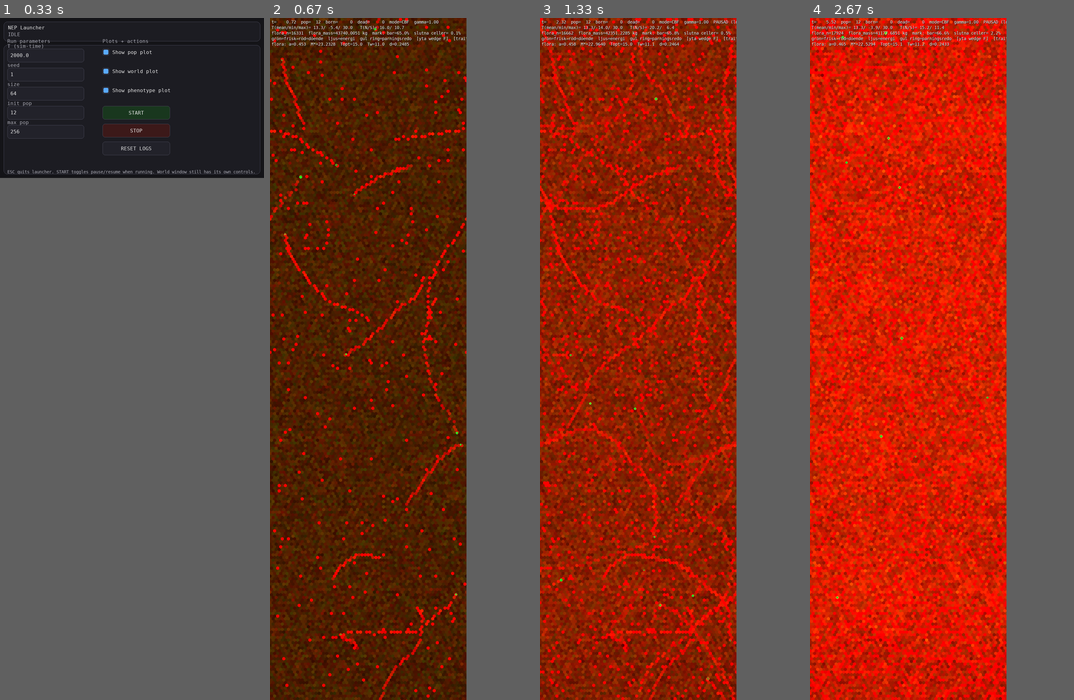
Above: before the commit, frames 1-4 (left to right).
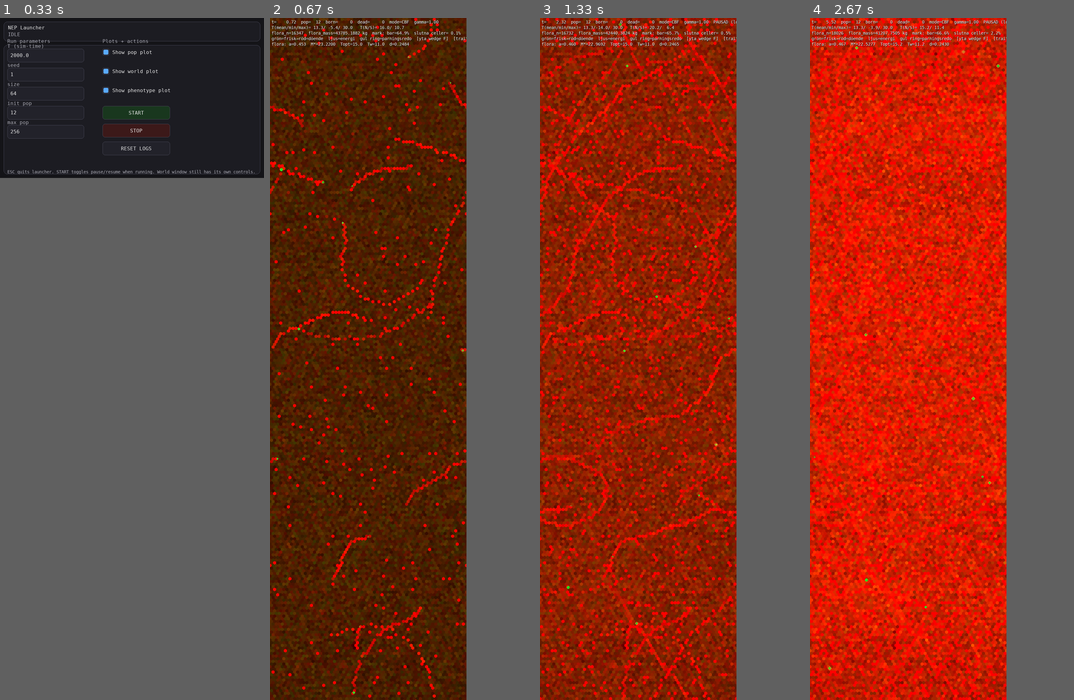
Above: after the commit, the same moments.

Repository: JoakimStorck/nep-process
Game: pygame game, started from nep_gui_launcher.py
Two runs of this game, one before a commit and one after it. Both use one fixed random seed, a clock stepped at 60 frames per second and the inputs below.
Inputs:
- Up to frame 1 (0.33 s): no input
- Up to frame 2 (0.67 s): click "START" at 0.38 s
- Up to frame 3 (1.33 s): tap Space at 0.67 s
- Up to frame 4 (2.67 s): no input

Frame 1 is identical in both runs. In frame 2, 5.9% of the frame differs, in the area x 0-75%, y 0-100%; in frame 3, 17%; in frame 4, 25%.

Commit message:
Perceptionen bär ett grannskap
Strålarna samplade punkter: tolv riktningar gånger sju avståndssteg, med
grid.cell_of per punkt i en nästlad Python-loop. De översamplade nära — alla
tolv strålarna landar i samma sex celler vid avstånd ett — och undersamplade
långt, där grannskapet är brett och strålarna glesa.

Varje cell inom räckvidden aggregeras nu till sin riktningssektor. Räckvidden
är oförändrad; det är täckningen inom den som blir hel. 169 celler mot 84
samplingspunkter, sex sektorer, en per hexgranne. Aggregeringen sker i
världsram med en gemensam offsettabell för alla sensande djur på en gång och
roteras till kroppsram med en fraktionell cirkulär förskjutning — samma
operation som en akuitetsoskärpa, så de komponerar när den kommer.

Mättnaden x/(x+K) läggs per cell före medelvärdet, precis som strålarna
gjorde per samplingspunkt, med B_K och C_sense_K oförändrade.

_step_sense_system 338,9 -> 246,3 us/djur, fauna-linjärt 580,3 -> 496,3.
Referenspassen låg still, så maskinstaten är jämförbar.

OBS_DIM är oförändrad. _build_obs kollapsade redan strålarna till mean, max
och bäringen till max, så sektorerna går in i samma kontrakt utan att
hjärnorna ogiltigförklaras. Att exponera sektorvärdena direkt för MLP:n är
ett eget steg.

Inte neutralt: bruset drar sex tal per kanal i stället för tolv, och
percepten bär annan information. Banorna över 600 tick på tre seeds ligger
inom ett par individer och några procent av floramassan, utan systematiskt
tecken.

Diff:
--- a/agent.py
+++ b/agent.py
@@ -1723,6 +1723,49 @@
         self._ixs = np.empty((self._n, self._m), dtype=np.int32)
         self._iys = np.empty((self._n, self._m), dtype=np.int32)
 
+    def sense_local(
+        self,
+        world: World,
+        x: float,
+        y: float,
+        secB: np.ndarray,
+        secC: np.ndarray,
+        rng: np.random.Generator | None = None,
+    ) -> tuple[tuple[float, float], np.ndarray, np.ndarray]:
+        """
+        Perception när grannskapet redan aggregerats till sektorer.
+
+        Strålarnas geometri behövs inte längre: sektorerna kommer färdiga från
+        `Population._build_sector_percept()`, som räknar dem för alla djur på en
+        gång. Kvar här är det som är lokalt för individen — cellens eget
+        innehåll och sensorbruset.
+
+        Bruset läggs på i u-domänen precis som förut, med samma sigma. Antalet
+        dragningar följer antalet sektorer i stället för antalet strålar, så
+        slumpströmmen är inte densamma som med strålsensorn.
+        """
+        B0_kg, C0_kg = world.sample_food_local(x, y)
+        Pworld = getattr(world, "WP", None)
+        Kb = float(getattr(Pworld, "B_K", 0.0)) if Pworld is not None else 0.0
+        Kc = float(getattr(Pworld, "C_sense_K", 0.0)) if Pworld is not None else 0.0
+
+        B0_u = self._sat1_u(float(B0_kg), Kb)
+        C0_u = self._sat1_u(float(C0_kg), Kc)
+
+        accB = np.array(secB, dtype=np.float32, copy=True)
+        accC = np.array(secC, dtype=np.float32, copy=True)
+
+        sig = float(self.AP.noise_sigma)
+        if sig > 0.0 and (rng is not None) and accB.size:
+            accB += (rng.standard_normal(size=accB.size) * sig).astype(np.float32, copy=False)
+            accC += (rng.standard_normal(size=accC.size) * sig).astype(np.float32, copy=False)
+            B0_u = float(B0_u + rng.normal(0.0, sig * 0.5))
+            C0_u = float(C0_u + rng.normal(0.0, sig * 0.5))
+
+        np.clip(accB, 0.0, 1.0, out=accB)
+        np.clip(accC, 0.0, 1.0, out=accC)
+        return (clamp(B0_u, 0.0, 1.0), clamp(C0_u, 0.0, 1.0)), accB, accC
+
     def sense(
         self,
         world: World,
@@ -2185,6 +2228,7 @@
         world: World,
         rng: np.random.Generator,
         m_eff: int,
+        sectors: tuple[np.ndarray, np.ndarray] | None = None,
     ) -> tuple[
         float, float, np.ndarray, np.ndarray,
         float, float, float, int, int, int,
@@ -2193,9 +2237,15 @@
         """
         Kör full sensing och returnerar allt som build_inputs behöver vidare.
         """
-        (B0, C0), rays_B, rays_C = self.sensors.sense(
-            world, self.x, self.y, self.heading, rng=rng, m_eff=m_eff,
-        )
+        if sectors is not None:
+            secB, secC = sectors
+            (B0, C0), rays_B, rays_C = self.sensors.sense_local(
+                world, self.x, self.y, secB, secC, rng=rng,
+            )
+        else:
+            (B0, C0), rays_B, rays_C = self.sensors.sense(
+                world, self.x, self.y, self.heading, rng=rng, m_eff=m_eff,
+            )
 
         thresh = float(self.AP.sense_alert_thresh)
         food_near = (
@@ -2243,7 +2293,8 @@
             self._sense_m_eff = m_full
             self._sense_cd = max(0, int(self.AP.sense_idle_steps) - 1)
 
-    def build_inputs(self, world: World, rng: np.random.Generator):
+    def build_inputs(self, world: World, rng: np.random.Generator,
+                     sectors: tuple[np.ndarray, np.ndarray] | None = None):
         if not self.body.alive:
             return None, 0.0, 0.0
 
@@ -2270,7 +2321,7 @@
             j_agent, hit_slot, hit_id,
             food_near, agent_near,
             pred_bearing, pred_dist,
-        ) = self._run_full_sensing(world, rng, m_eff)
+        ) = self._run_full_sensing(world, rng, m_eff, sectors=sectors)
 
         self._cached_agent_hit = (N_ag, Nu_ag, Nd_ag, hit_slot, hit_id)
 
--- a/population.py
+++ b/population.py
@@ -286,6 +286,7 @@
         self.world.consume_food_hook = self.consume_food
         self.world.sample_flora_local_hook = self.sample_flora_local
         self.world.sample_flora_rays_hook = self.sample_flora_rays
+        self._sector_cache: dict = {}
 
         self.store = OrganismStore(
             capacity=int(self.PP.max_pop),
@@ -2301,6 +2302,110 @@
 
         return float(dM_growth_flora), int(flora_established), float(flora_dispersed_mass)
 
+    def _build_sector_percept(
+        self,
+        alive: list,
+        n_sectors: int = 6,
+    ) -> tuple[np.ndarray, np.ndarray]:
+        """
+        Perceptionens världskanaler som sektoraggregat, för alla djur på en gång.
+
+        Strålarna sampladeepunkter: tolv riktningar gånger sju avståndssteg, med
+        `grid.cell_of` per punkt i en nästlad Python-loop. De översamplade nära —
+        alla tolv strålarna landar i samma sex celler vid avstånd ett — och
+        undersamplade långt, där grannskapet är brett och strålarna glesa.
+
+        Här aggregeras i stället *varje* cell inom räckvidden till sin
+        riktningssektor. Räckvidden är oförändrad; det är täckningen inom den
+        som blir hel. Sex sektorer, en per hexgranne.
+
+        Aggregeringen sker i världsram med en gemensam offsettabell och roteras
+        sedan till kroppsram per djur. Rotationen är en viktad blandning mellan
+        grannsektorer — samma operation som en akuitetsoskärpa, och de
+        komponerar därför när den kommer.
+
+        Mättnaden `x / (x + K)` tillämpas per cell före medelvärdet, precis som
+        strålarna gjorde per samplingspunkt. Vikten faller med avståndet så att
+        närmare celler väger tyngre, vilket strålarnas viktprofil också gjorde.
+
+        Returnerar `(B_u, C_u)`, båda `(n, n_sectors)` i kroppsram.
+        """
+        S = int(n_sectors)
+        n = len(alive)
+        if n == 0:
+            z = np.zeros((0, S), dtype=np.float32)
+            return z, z
+
+        AP0 = alive[0].AP
+        r_max = max(1, int(round(float(AP0.ray_len_front))))
+        dq, dr, dist, sec, w = self._sector_tables(r_max, S)
+
+        xs = np.fromiter((a.x for a in alive), dtype=np.float64, count=n)
+        ys = np.fromiter((a.y for a in alive), dtype=np.float64, count=n)
+        cell0 = self.grid.cell_of_many(xs, ys).astype(np.int64, copy=False)
+        cells = self.grid.cells_within_many(cell0, r_max).astype(np.int64, copy=False)
+
+        Kb = float(getattr(self.WP, "B_K", 0.0))
+        Kc = float(getattr(self.WP, "C_sense_K", 0.0))
+
+        def sat(field: np.ndarray, K: float) -> np.ndarray:
+            v = np.maximum(field[cells].astype(np.float32, copy=False), np.float32(0.0))
+            if K <= 0.0:
+                return (v > 0.0).astype(np.float32, copy=False)
+            return v / (v + np.float32(K))
+
+        Bu = sat(self.store.flora_cell_mass, Kb)
+        Cu = sat(np.asarray(self.world.detritus), Kc)
+
+        # Egen cell är B0/C0 och hör inte till någon sektor.
+        m = sec >= 0
+        base = np.arange(n, dtype=np.int64)[:, None] * S
+        flat = (base + sec[None, :])[:, m].ravel()
+        wm = w[m]
+        wsum = np.bincount(flat, weights=np.broadcast_to(wm, (n, wm.size)).ravel(),
+                           minlength=n * S).reshape(n, S)
+        np.maximum(wsum, 1e-9, out=wsum)
+
+        def agg(u: np.ndarray) -> np.ndarray:
+            acc = np.bincount(flat, weights=(u[:, m] * wm[None, :]).ravel(),
+                              minlength=n * S).reshape(n, S)
+            return acc / wsum
+
+        Bw = agg(Bu)
+        Cw = agg(Cu)
+
+        # Rotation till kroppsram: fraktionell cirkulär förskjutning.
+        head = np.fromiter((a.heading for a in alive), dtype=np.float64, count=n)
+        shift = head / (2.0 * math.pi / S)
+        i0 = np.floor(shift).astype(np.int64)
+        frac = (shift - i0)[:, None].astype(np.float32)
+        k = np.arange(S, dtype=np.int64)[None, :]
+        a0 = (k + i0[:, None]) % S
+        a1 = (a0 + 1) % S
+        rows = np.arange(n, dtype=np.int64)[:, None]
+
+        B_out = ((1.0 - frac) * Bw[rows, a0] + frac * Bw[rows, a1]).astype(np.float32, copy=False)
+        C_out = ((1.0 - frac) * Cw[rows, a0] + frac * Cw[rows, a1]).astype(np.float32, copy=False)
+        return B_out, C_out
+
+    def _sector_tables(self, r_max: int, S: int):
+        """Offset, avstånd, sektorindex och vikt per cell i grannskapet. Cachad."""
+        key = (int(r_max), int(S))
+        cached = self._sector_cache.get(key)
+        if cached is not None:
+            return cached
+        dq, dr = self.grid._within_offsets(int(r_max))
+        dist = (np.abs(dq) + np.abs(dq + dr) + np.abs(dr)) // 2
+        gx = float(self.grid.COL_SPACING) * (dq + 0.5 * dr)
+        gy = float(self.grid.ROW_SPACING) * dr
+        ang = np.arctan2(gy, gx) % (2.0 * math.pi)
+        sec = np.floor(ang / (2.0 * math.pi) * S).astype(np.int64) % S
+        sec[dist == 0] = -1
+        w = (1.0 / (1.0 + dist.astype(np.float32))).astype(np.float32)
+        cached = (dq, dr, dist, sec, w)
+        self._sector_cache[key] = cached
+        return cached
+
     def _step_sense_system(
         self,
         ctx: "StepCtx",
@@ -2330,8 +2435,20 @@
 
         BC_list: list[tuple[float, float]] = [(0.0, 0.0)] * n
 
+        # Sektorpercepten byggs bara för dem som faktiskt sensar den här
+        # ticken. Cachevägen rör den inte, och att räkna för alla vore tre
+        # gånger för mycket arbete vid nuvarande sensingfrekvens.
+        sensing = [i for i, a in enumerate(alive) if int(a._sense_cd) <= 0]
+        secB = secC = None
+        if sensing:
+            secB, secC = self._build_sector_percept([alive[i] for i in sensing])
+        sec_row = {}
+        for k, i in enumerate(sensing):
+            sec_row[i] = (secB[k], secC[k])
+
         for i, a in enumerate(alive):
-            x_in, B0, C0 = a.build_inputs(self.world, rng=self.rng)
+            x_in, B0, C0 = a.build_inputs(self.world, rng=self.rng,
+                                          sectors=sec_row.get(i))
 
             if x_in is None:
                 X[i] = 0.0
Not shown, changed: TODO.md
